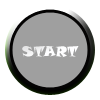
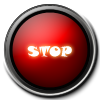
Comparing the layer stacks of the two 100 × 100 images. Changes:
renamed "START copy 2" to "STOP", hid it, blend normal → multiply, painted on it over left=22, top=46, right=79, bottom=58
renamed "START" to "STOP", showed it, painted on it over left=22, top=46, right=79, bottom=58
renamed "Shape 1" to "Shape 3 copy 2", hid it, opacity 100% → 46%, moved it above "Shape 3 copy", painted on it over left=5, top=5, right=95, bottom=95
showed "Shape 3" over left=12, top=12, right=88, bottom=88
renamed "Shape 3 copy 2" to "Shape 1", blend normal → multiply, moved it below "Shape 3", painted on it over left=5, top=5, right=95, bottom=95
